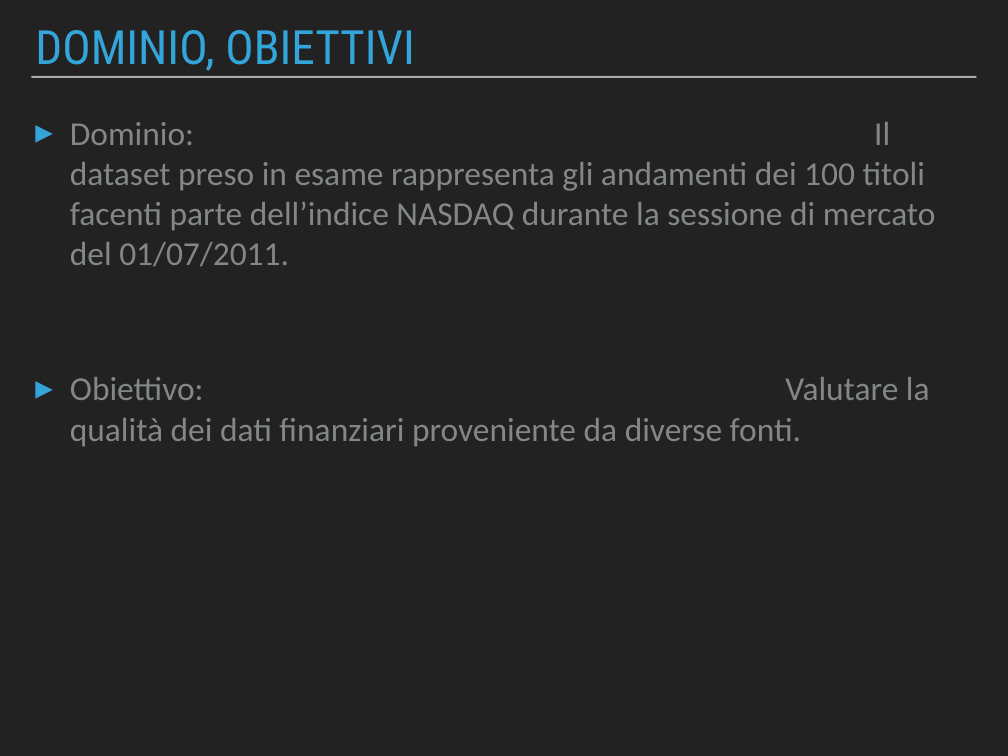
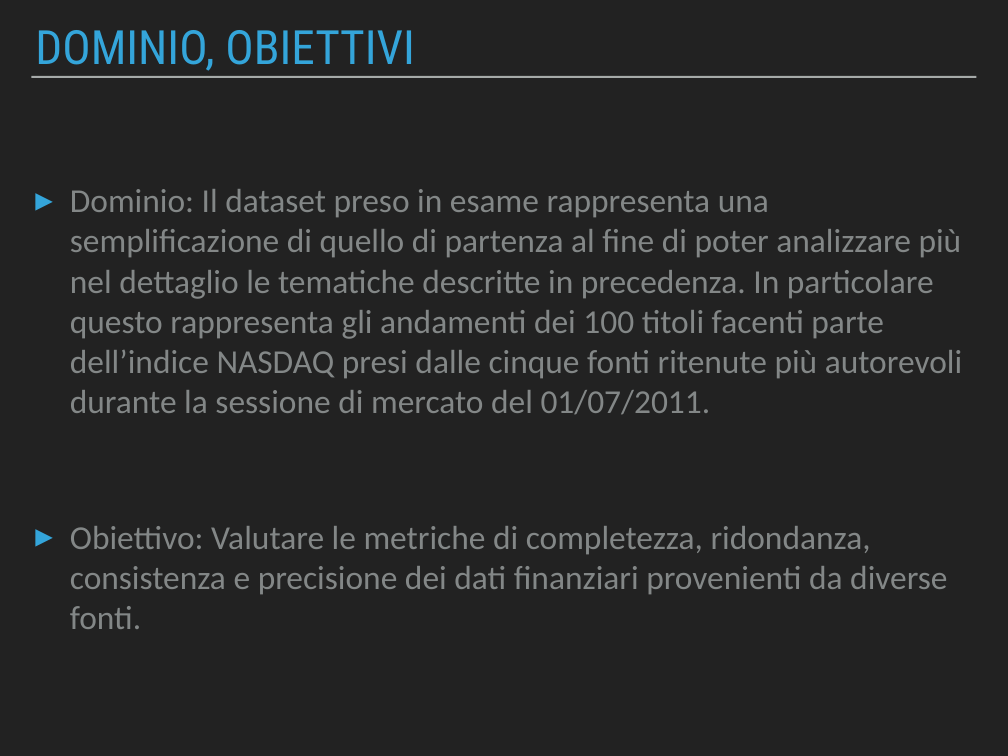
Before and after one commit to Beltra97/Unimib_ArchitettureDati, a slide deck: slide 4 of PresentazionePowerPoint.pptx (slide 2 before the commit). Drawn at 1008x756 pixels with LibreOffice and Linux fonts; fonts in the diff are those of the drawing. Boxes give left, top, right and bottom in pixels: in the first picture for what was removed or moved away, otherwise in the second. Text is boxed around its words. In the diff, an @@ line names an element or a change of style, - is before the commit and + after.

```diff
--- a/PresentazionePowerPoint.pptx
+++ b/PresentazionePowerPoint.pptx
@@ text at (70, 189, 962, 629): text changed @@
-▸ Dominio: Il dataset preso in esame rappresenta gli andamenti dei 100 titoli facenti parte dell’indice NASDAQ durante la sessione di mercato del 01/07/2011.
-▸ Obiettivo: Valutare la qualità dei dati finanziari proveniente da diverse fonti.
+▸ Dominio: Il dataset preso in esame rappresenta una semplificazione di quello di partenza al fine di poter analizzare più nel dettaglio le tematiche descritte in precedenza. In particolare questo rappresenta gli andamenti dei 100 titoli facenti parte dell’indice NASDAQ presi dalle cinque fonti ritenute più autorevoli durante la sessione di mercato del 01/07/2011.
+▸ Obiettivo: Valutare le metriche di completezza, ridondanza, consistenza e precisione dei dati finanziari provenienti da diverse fonti.
```
Also in this commit, not shown: 5 other slides changed, 7 slides added, 1 slide removed, 1 other file.
